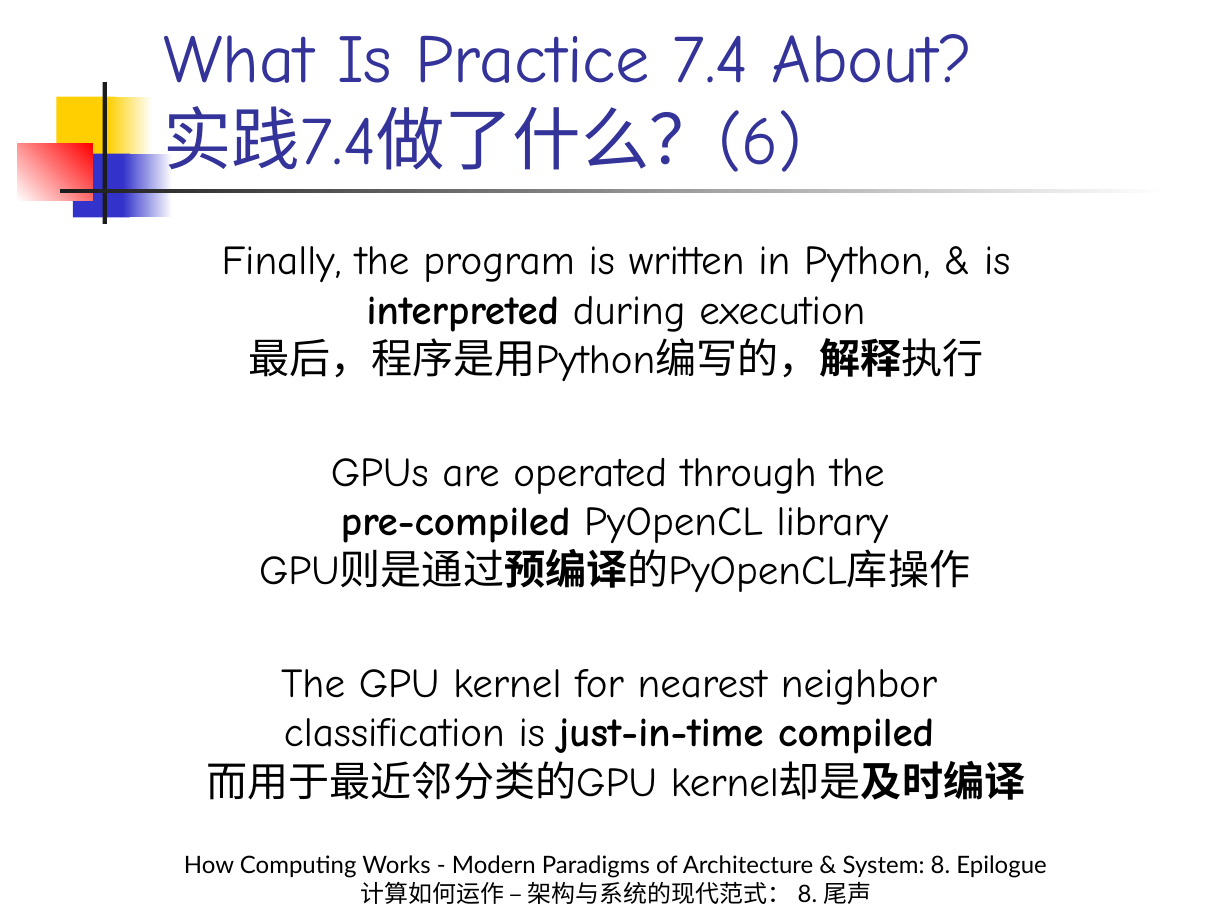
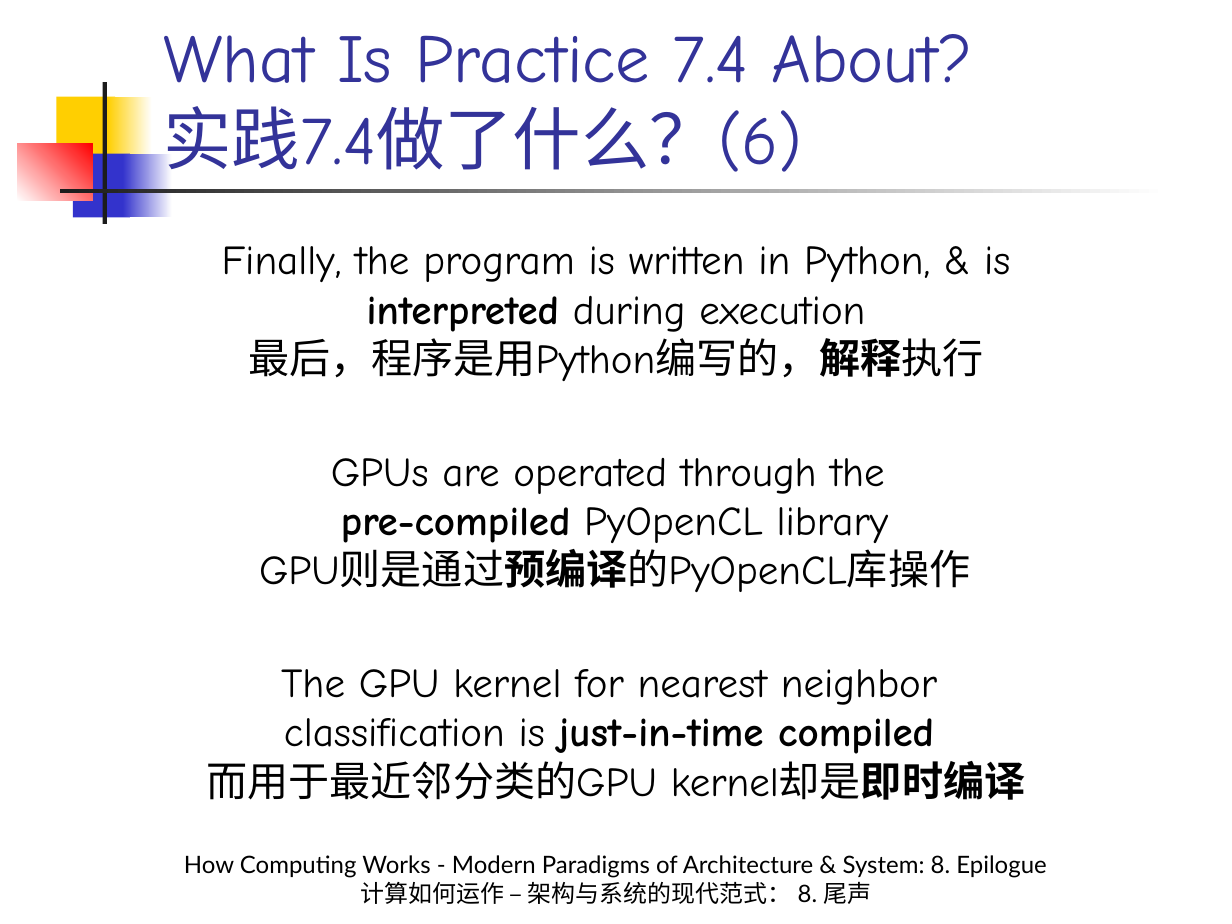
Before and after one commit to licongintel/courseMaterial, a slide deck: slide 8 of HCWMPA&S/Slides/8. Epilogue.pptx. Drawn at 1232x924 pixels with LibreOffice and Linux fonts; fonts in the diff are those of the drawing. Boxes give left, top, right and bottom in pixels: in the first picture for what was removed or moved away, otherwise in the second. Text is boxed around its words. In the diff, an @@ line names an element or a change of style, - is before the commit and + after.

Commit message:
Refine some wording in Sec. 8

```diff
--- a/HCWMPA&S/Slides/8. Epilogue.pptx
+++ b/HCWMPA&S/Slides/8. Epilogue.pptx
@@ text at (207, 761, 1026, 800): text changed @@
-而用于最近邻分类的GPU kernel却是及时编译
+而用于最近邻分类的GPU kernel却是即时编译
```
Also in this commit, not shown: 16 other slides changed.
